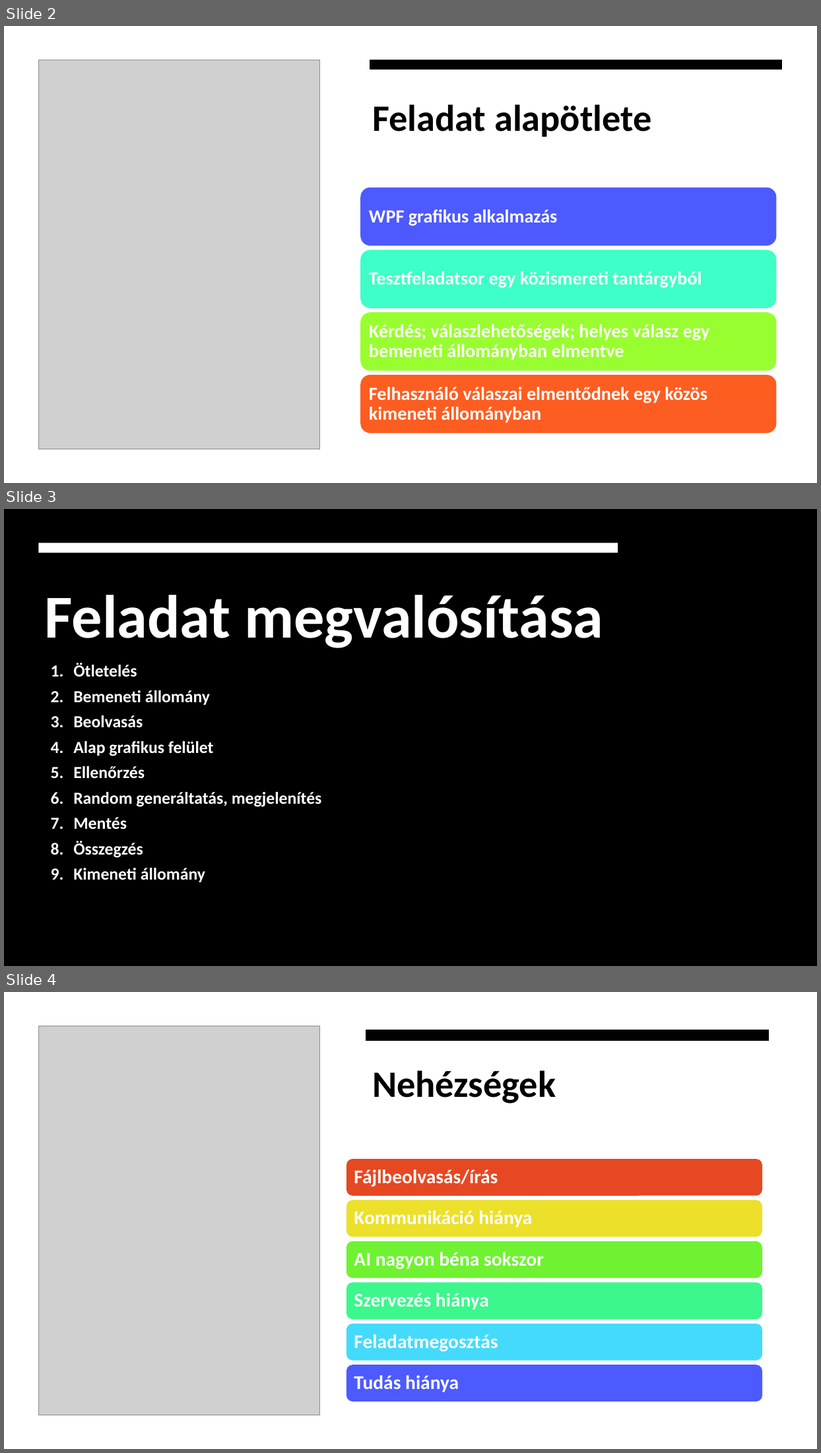
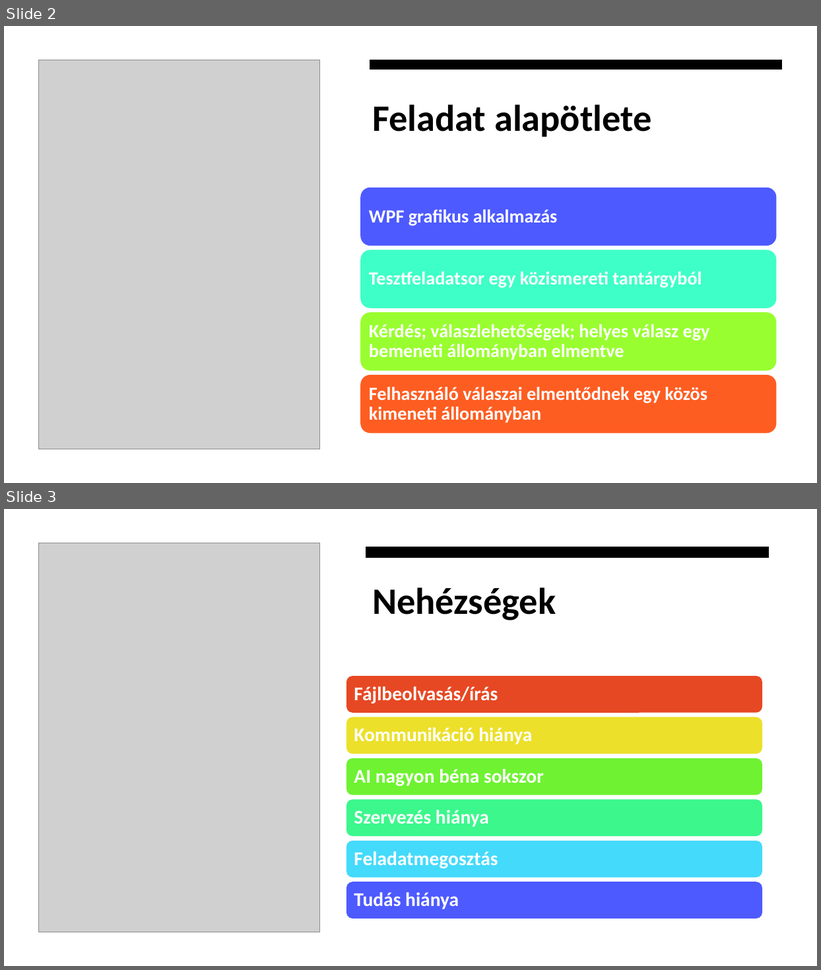
Before and after one commit to etnevelpriv/tanulosProjektMatematika, a slide deck: Dokumentumok/Prezentacio.pptx. Shown one above the other, each under a label of ours: slides 2, 3 and 4 before the commit, slides 2 and 3 after it. The pictures are 821x1453 and 821x970 pixels, drawn with LibreOffice and Linux fonts; fonts in the diff are those of the drawing; grey boxes stand for pictures; background and template pictures are left out. Boxes give left, top, right and bottom in pixels: in the first picture for what was removed or moved away, otherwise in the second. Text is boxed around its words. In the diff, an @@ line names an element or a change of style, - is before the commit and + after.

```diff
--- a/Dokumentumok/Prezentacio.pptx
+++ b/Dokumentumok/Prezentacio.pptx
@@ slide 3 removed at bbox=[4, 509, 817, 966], background picture (left out) @@
@@ rectangle removed at bbox=[4, 509, 817, 966] @@
@@ rectangle removed at bbox=[4, 509, 514, 966] @@
@@ rectangle removed at bbox=[4, 509, 817, 753] @@
@@ rectangle removed at bbox=[39, 543, 618, 553] @@
@@ title removed at bbox=[45, 595, 603, 648] @@
-Feladat megvalósítása
@@ subtitle removed at bbox=[73, 663, 322, 883] @@
-  1. Ötletelés
-  2. Bemeneti állomány
-  3. Beolvasás
-  4. Alap grafikus felület
-  5. Ellenőrzés
-  6. Random generáltatás, megjelenítés
-  7. Mentés
-  8. Összegzés
-  9. Kimeneti állomány
@@ what was slide 4 is now slide 3 @@
```
Also in this commit, not shown: 2 slides changed, 2 slides added.
